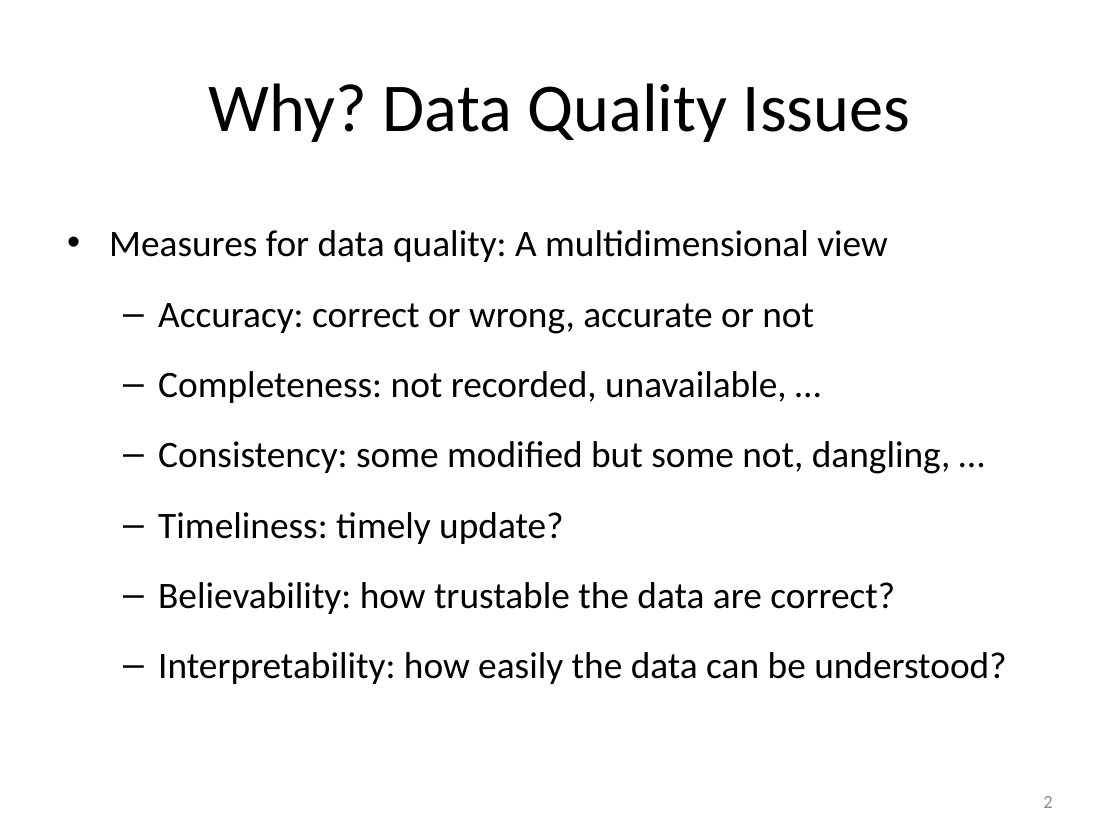
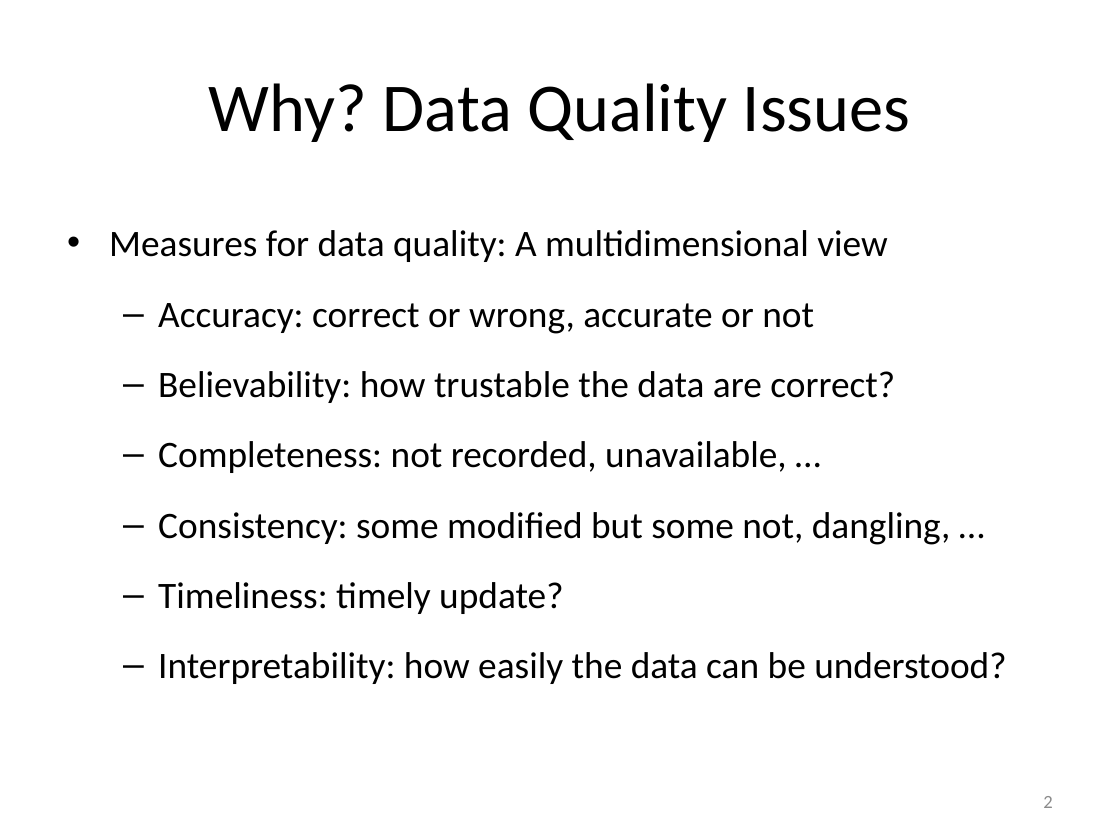
Before and after one commit to mjiang89/mjiang89.github.io, a slide deck: slide 2 of teaching/CS412Summer17-Chapter3.pptx. Drawn at 1120x840 pixels with LibreOffice and Linux fonts; fonts in the diff are those of the drawing. Boxes give left, top, right and bottom in pixels: in the first picture for what was removed or moved away, otherwise in the second. Text is boxed around its words. In the diff, an @@ line names an element or a change of style, - is before the commit and + after.

```diff
--- a/teaching/CS412Summer17-Chapter3.pptx
+++ b/teaching/CS412Summer17-Chapter3.pptx
@@ text at (x1=158, y1=371, x2=895, y2=403): paragraph added @@
+  – Believability: how trustable the data are correct?
@@ text at (x1=158, y1=582, x2=895, y2=614): paragraph removed @@
-  – Believability: how trustable the data are correct?
```
Also in this commit, not shown: 8 other slides changed, 4 slides added, 2 other files.
